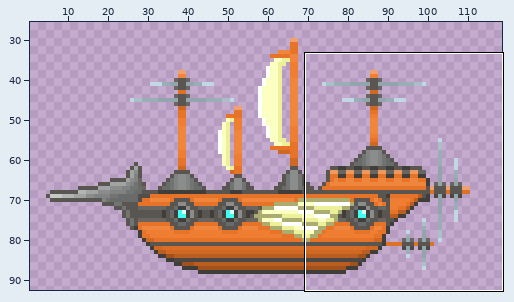
File history of a animated GIF sprite, assets/airship_left.gif. The first picture is a wide view before the edit; the outline marks the close-up.
Close-up. First the earlier version:
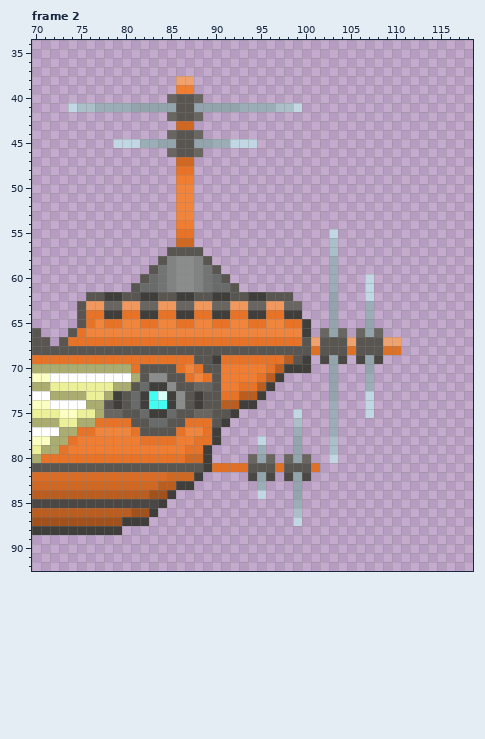
The file is 120x120 pixels, 2 frames. Colours within 5 levels of each other are drawn and written as one. Shown: frame 2: x 70..118, y 34..92. The wide view leaves out empty margins. The commit also changed other frames or places, which this record leaves out.
The same view after the edit:
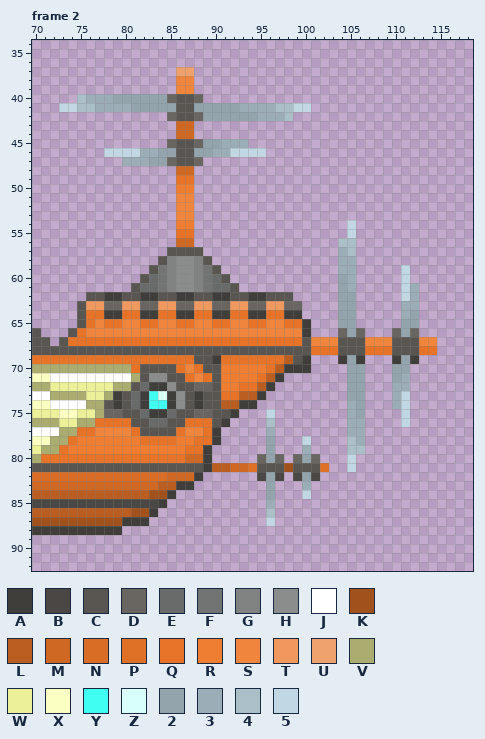
Palette (. is transparent): A #403e3b  B #4a4744  C #595652  D #696560  E #696a6a  F #727373  G #818282  H #8b8c8c  J #ffffff  K #a1511b  L #ba5d20  M #cf6823  N #d96d25  P #df7126  Q #e67327  R #f07e32  S #f0853e  T #f0985d  U #f0a26e  V #aaad6f  W #ebf099  X #fcffc2  Y #40fff2  Z #d9fffb  2 #93a4ad  3 #9badb7  4 #abbfc9  5 #c1d7e3
The edit:
Changed rows in their new state; - is an unchanged pixel.
Frame 2:
first column x 73:
37 -------------UU-------------
38 -------------SS-------------
39 -------------SS-------------
40 --4333222222----------------
41 5--------------------------5
42 ----------------2222223334--
44 ------------.MM.------------
45 ------......D--D-2-33.------
46 -----55553322--22335555-----
47 -------33322DCCD------------
48 -------------MM-------------
49 -------------QQ-------------
50 -------------RR-------------
first column x 90:
54 ---------------5---------
55 -------------.-5---------
56 -------------.44---------
57 -------------.34---------
58 -------------.33---------
59 -------------.33-----5---
60 -------------.23-.---5---
61 -------------.23-.---53--
62 -------------.22-.---53--
63 -------------.22-.---33--
64 -------------.22-.---32--
65 -------------.22-.---22--
66 ------------..-2-..-D2D--
67 -----------SSS-C-SSSCCCSS
68 -----------QQQ-C-QQQCCCQQ
69 ------------..A2A..-A2A--
70 -------------.-22.--22---
71 -------------.-22.--23---
72 -------------.-22.--33---
73 -------------.-22.--35---
74 -------------.-32.--35---
75 ------5--.---.-32.---5---
76 ------4--.---.-33----5---
77 ------3--.---.-33--------
78 -----.2--.5--.-43--------
79 -----.2--.3--.-44--------
80 ----.D2D.D2D-.-5---------
81 LLMMP--CK--CP--5---------
82 ----.B2B.B2B-------------
83 -----.2--.3--------------
84 -----.2--.5--------------
85 ------3--.---------------
86 ------4--.---------------
87 ------5--.---------------
Pixel boxes of the changes (left, top, right, bottom) in both close-ups:
changed: (59, 67, 311, 193)
changed: (212, 220, 437, 526)
